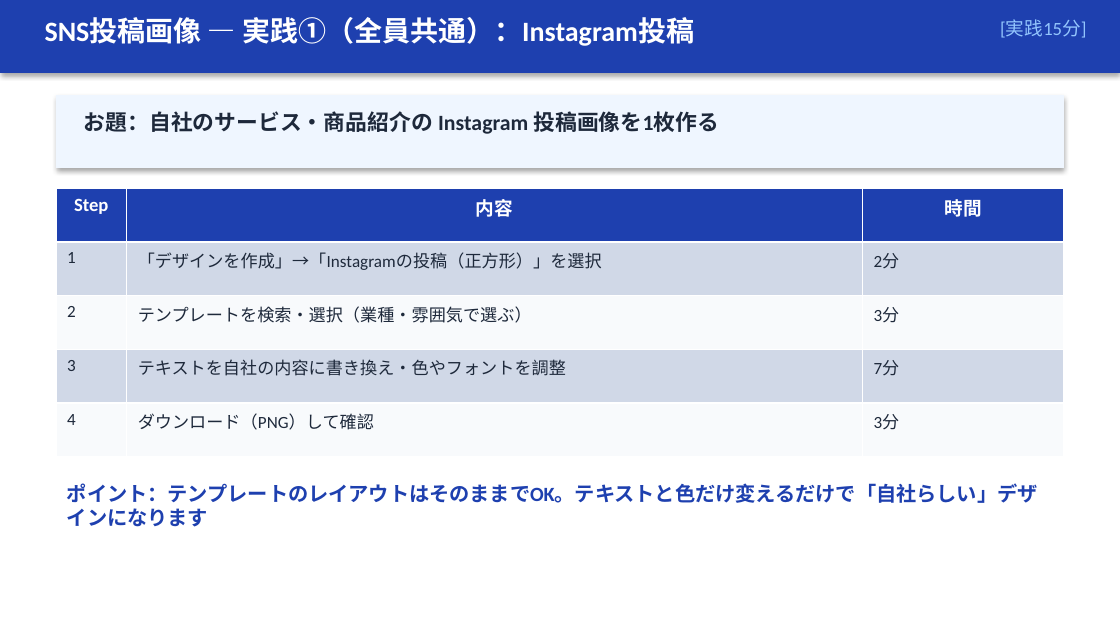
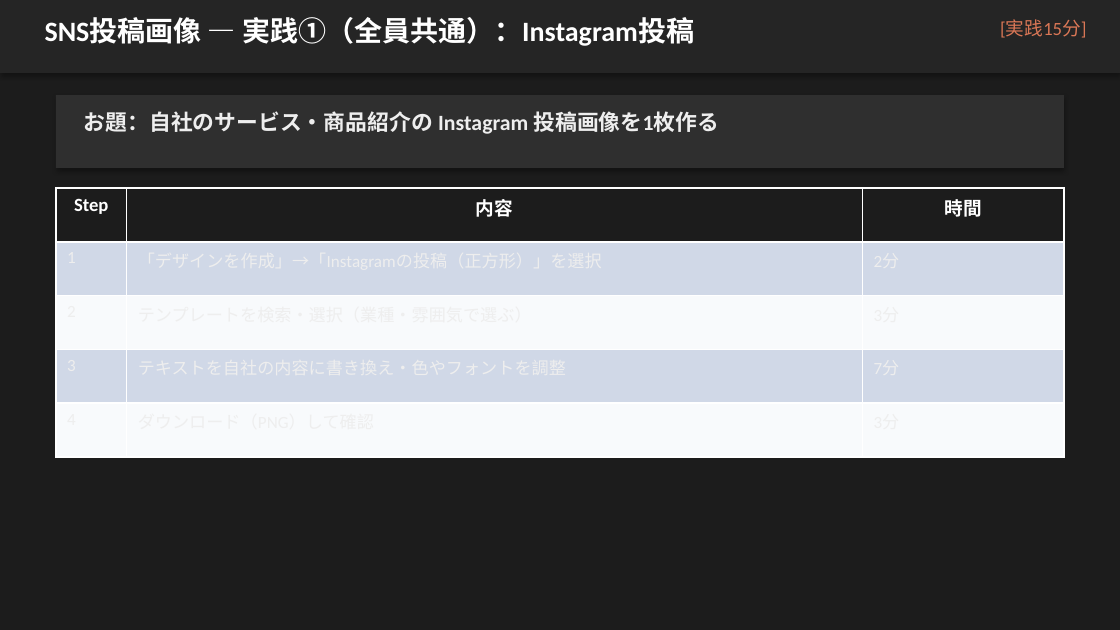
Before and after one commit to zatune-gif/kurashi-no-dodai-log, a slide deck: slide 7 of 00-01_han-ai/training-materials/course03_jissen_gazo.pptx. Drawn at 1120x630 pixels with LibreOffice and Linux fonts; fonts in the diff are those of the drawing. Boxes give left, top, right and bottom in pixels: in the first picture for what was removed or moved away, otherwise in the second. Text is boxed around its words. In the diff, an @@ line names an element or a change of style, - is before the commit and + after.

```diff
--- a/00-01_han-ai/training-materials/course03_jissen_gazo.pptx
+++ b/00-01_han-ai/training-materials/course03_jissen_gazo.pptx
@@ background #FFFFFF to #1C1C1C @@
@@ rectangle at bbox=[0, 0, 1120, 73]: fill #1E40AF to #252525 @@
@@ text "[実践15分]" at bbox=[1000, 20, 1086, 38]: text colour #93C5FD to #DA7756 @@
@@ rectangle at bbox=[56, 95, 1064, 168]: fill #EFF6FF to #2F2F2F @@
@@ text "お題：自社のサービス・商品紹介の Instagram 投稿画像を1枚作る" at bbox=[84, 111, 719, 134]: text colour #1E293B to #EEEEEE @@
@@ table at bbox=[56, 188, 1064, 457] @@
@@ fill #1E40AF to #1C1C1C in row 1 @@
@@ text colour #1E293B to #EEEEEE @@
@@ text removed at bbox=[67, 483, 1038, 527] @@
-ポイント：テンプレートのレイアウトはそのままでOK。テキストと色だけ変えるだけで「自社らしい」デザインになります
```
Also in this commit, not shown: 15 other slides changed, 4 other files.
